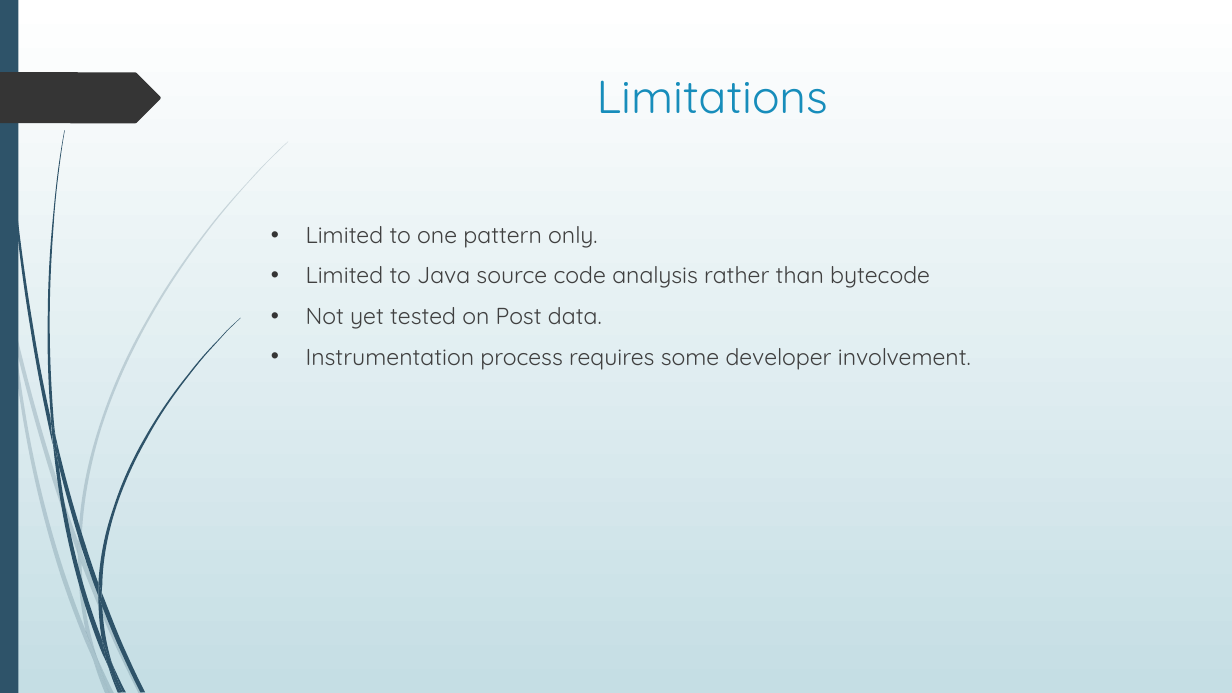
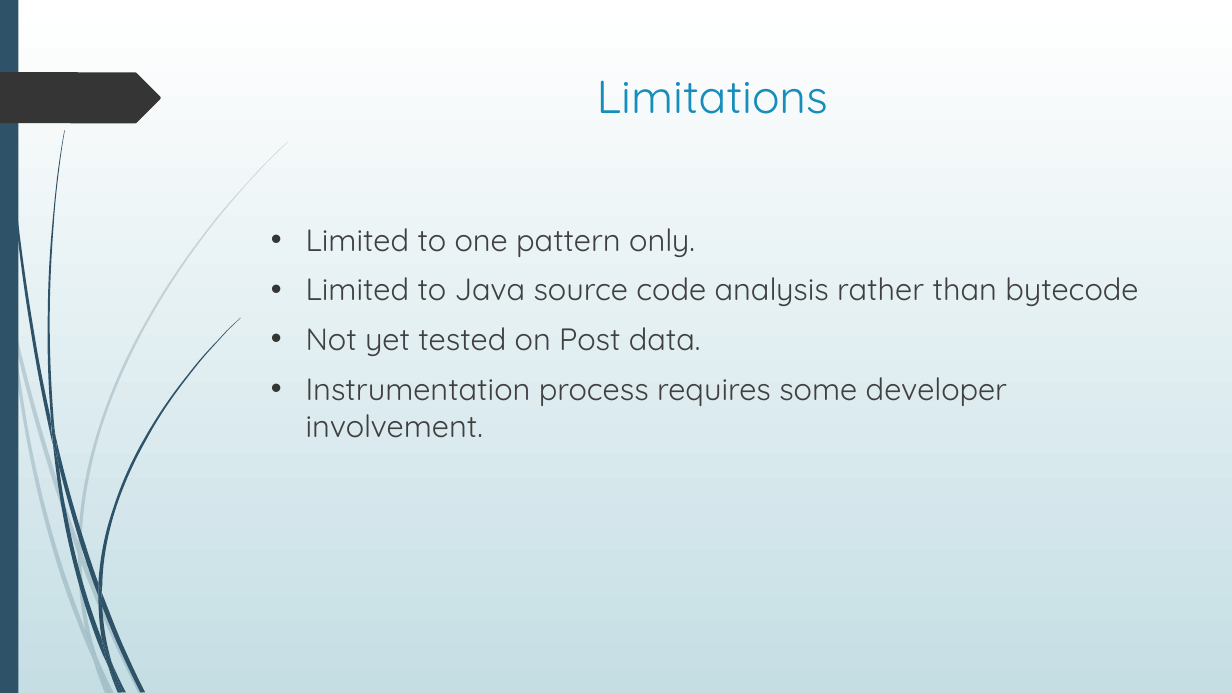
Before and after one commit to shahamish150294/PrefetchProcrastinatorAndroid, a slide deck: slide 20 of Prefetch Procrastinator Final Presentation.pptx (slide 21 before the commit). Drawn at 1232x693 pixels with LibreOffice and Linux fonts; fonts in the diff are those of the drawing. Boxes give left, top, right and bottom in pixels: in the first picture for what was removed or moved away, otherwise in the second. Text is boxed around its words. In the diff, an @@ line names an element or a change of style, - is before the commit and + after.

Commit message:
Edit static analysis content and font changes in ppt

```diff
--- a/Prefetch Procrastinator Final Presentation.pptx
+++ b/Prefetch Procrastinator Final Presentation.pptx
@@ text "Limited to one pattern only." at <box>306,228,1138,438</box>: size 18 to 24 pt @@
```
Also in this commit, not shown: 11 other slides changed, 1 slide removed.
